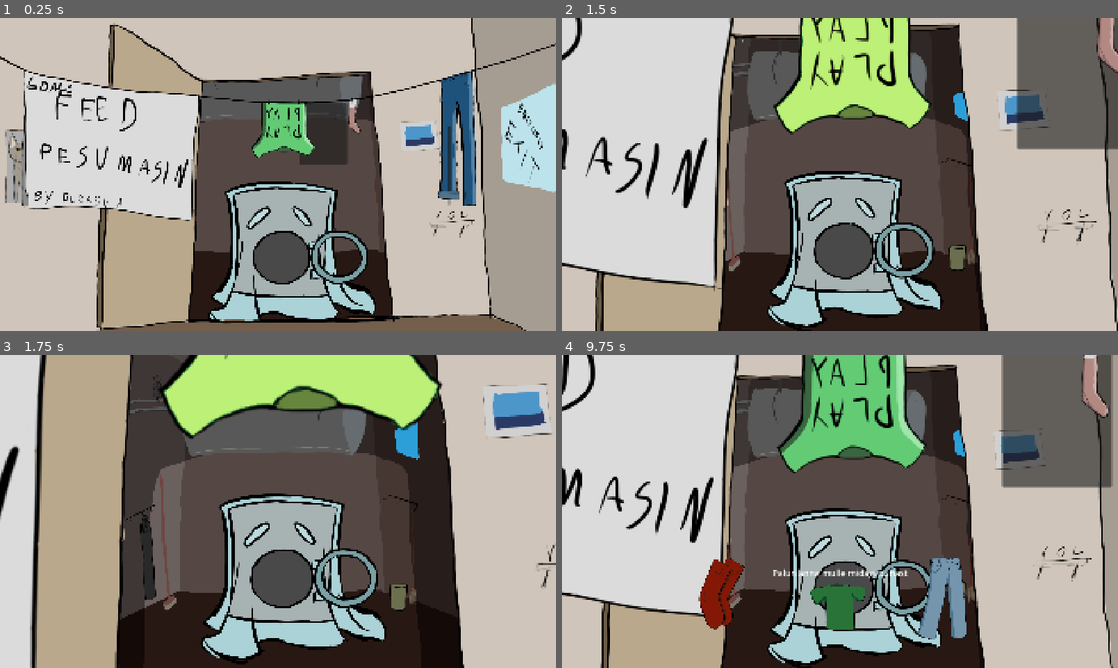
Above: before the commit, frames 1-4 (two rows, left to right).
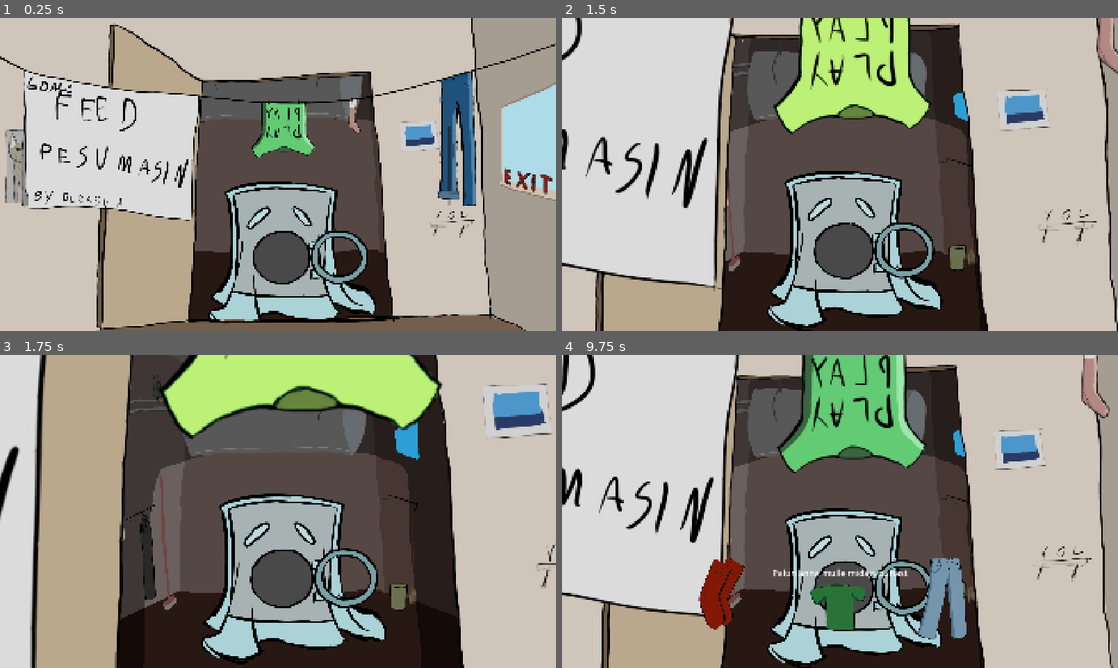
Above: after the commit, the same moments.

Repository: Kuulimagnaat/mangujamm2026
Game: Godot game, scene res://main.tscn
Same seed, same stepped clock (60 frames per second), same inputs: the game is played once before the commit and once after it.
Inputs (mouse positions are in pixels of both pictures, inside the frame that each line leads up to):
- Up to frame 1 (0.25 s): no input
- Up to frame 2 (1.5 s): click (884, 133) at 0.52 s; click (845, 127) at 1.25 s
- Up to frame 3 (1.75 s): no input
- Up to frame 4 (9.75 s): move the mouse to (840, 558) at 2.02 s; press the mouse at (840, 558) at 2.03 s; move the mouse to (728, 527) at 2.77 s; release the mouse at (728, 527) at 2.78 s; click (728, 527) at 2.85 s; move the mouse to (840, 599) at 3.52 s; press the mouse at (840, 599) at 3.53 s; move the mouse to (956, 599) at 4.27 s; release the mouse at (956, 599) at 4.28 s; click (956, 599) at 4.35 s; move the mouse to (723, 599) at 5.02 s; press the mouse at (723, 599) at 5.03 s; move the mouse to (673, 464) at 5.77 s; release the mouse at (673, 464) at 5.78 s; click (673, 464) at 5.85 s; move the mouse to (867, 511) at 6.52 s; press the mouse at (867, 511) at 6.53 s; move the mouse to (756, 433) at 7.27 s; release the mouse at (756, 433) at 7.28 s; click (756, 433) at 7.35 s; move the mouse to (962, 495) at 8.02 s; press the mouse at (962, 495) at 8.03 s; move the mouse to (728, 527) at 8.77 s; release the mouse at (728, 527) at 8.78 s; click (728, 527) at 8.85 s; tap Enter at 9.5 s; move the mouse to (895, 442) at 9.52 s; press the mouse at (895, 442) at 9.53 s

The runs differ from the first frame. In frame 1, 2.2% of the frame differs, in the area x 53-100%, y 20-59%; in frame 2, 7.1%; in frame 3, nothing differs; in frame 4, 7.9%, in the area x 79-100%, y 0-43%.

Commit message:
exit button

Diff:
--- a/proj/Main.gd
+++ b/proj/Main.gd
@@ -137,3 +137,7 @@
 
 func _on_button_pressed() -> void:
 	MängiNupuVajutusel()
+
+
+func _on_exit_button_pressed() -> void:
+	get_tree().quit()
--- /dev/null
+++ b/proj/exitnupp.gd
@@ -0,0 +1,9 @@
+extends Node2D
+
+
+func _on_button_mouse_entered() -> void:
+	$Sprite2D.texture = load("res://Joonistused/exit_now.png")
+
+
+func _on_button_mouse_exited() -> void:
+	$Sprite2D.texture = load("res://Joonistused/not_exit.png")
--- a/proj/main.tscn
+++ b/proj/main.tscn
@@ -12,6 +12,8 @@
 [ext_resource type="PackedScene" uid="uid://eqgn3tvg73hk" path="res://pesumasin.tscn" id="10_4c57u"]
 [ext_resource type="Script" uid="uid://bvllfa5sx50vb" path="res://sarknupp.gd" id="11_dg77c"]
 [ext_resource type="Texture2D" uid="uid://btgilldkqx0xx" path="res://Joonistused/enter.png" id="11_efxa6"]
+[ext_resource type="Script" uid="uid://wavfa34n1yal" path="res://exitnupp.gd" id="13_ycdy4"]
+[ext_resource type="Texture2D" uid="uid://cyr16u4lkcud7" path="res://Joonistused/not_exit.png" id="14_w48qg"]
 
 [sub_resource type="Animation" id="Animation_efxa6"]
 resource_name = "MenüüstMängu"
@@ -124,6 +126,30 @@
 "update": 0,
 "values": [Vector2(1, 1), Vector2(10, 10)]
 }
+tracks/9/type = "value"
+tracks/9/imported = false
+tracks/9/enabled = true
+tracks/9/path = NodePath("exitnupp:position")
+tracks/9/interp = 1
+tracks/9/loop_wrap = true
+tracks/9/keys = {
+"times": PackedFloat32Array(0, 2.4666667),
+"transitions": PackedFloat32Array(0.5, 1),
+"update": 0,
+"values": [Vector2(0, 0), Vector2(-114.642, -370.76)]
+}
+tracks/10/type = "value"
+tracks/10/imported = false
+tracks/10/enabled = true
+tracks/10/path = NodePath("exitnupp:scale")
+tracks/10/interp = 1
+tracks/10/loop_wrap = true
+tracks/10/keys = {
+"times": PackedFloat32Array(0, 2.01),
+"transitions": PackedFloat32Array(0.5, 1),
+"update": 0,
+"values": [Vector2(1, 1), Vector2(3.054, 3.054)]
+}
 
 [sub_resource type="Animation" id="Animation_4c57u"]
 length = 0.001
@@ -134,6 +160,30 @@
 tracks/0/interp = 1
 tracks/0/loop_wrap = true
 tracks/0/keys = {
+"times": PackedFloat32Array(0),
+"transitions": PackedFloat32Array(1),
+"update": 0,
+"values": [Vector2(1, 1)]
+}
+tracks/1/type = "value"
+tracks/1/imported = false
+tracks/1/enabled = true
+tracks/1/path = NodePath("exitnupp:position")
+tracks/1/interp = 1
+tracks/1/loop_wrap = true
+tracks/1/keys = {
+"times": PackedFloat32Array(0),
+"transitions": PackedFloat32Array(1),
+"update": 0,
+"values": [Vector2(0, 0)]
+}
+tracks/2/type = "value"
+tracks/2/imported = false
+tracks/2/enabled = true
+tracks/2/path = NodePath("exitnupp:scale")
+tracks/2/interp = 1
+tracks/2/loop_wrap = true
+tracks/2/keys = {
 "times": PackedFloat32Array(0),
 "transitions": PackedFloat32Array(1),
 "update": 0,
@@ -185,13 +235,6 @@
 offset_right = -300.0
 script = ExtResource("2_5vw27")
 
-[node name="Valja" type="Button" parent="Menuu" unique_id=91706466]
-layout_mode = 0
-offset_left = 374.0
-offset_top = -245.0
-offset_right = 539.0
-offset_bottom = -36.0
-
 [node name="VSlider" type="VSlider" parent="Menuu" unique_id=32207733]
 z_index = 1
 layout_mode = 0
@@ -257,6 +300,22 @@
 offset_bottom = -58.0
 flat = true
 
+[node name="exitnupp" type="Node2D" parent="." unique_id=1853769939]
+script = ExtResource("13_ycdy4")
+
+[node name="Sprite2D" type="Sprite2D" parent="exitnupp" unique_id=371479519]
+texture = ExtResource("14_w48qg")
+
+[node name="ExitButton" type="Button" parent="exitnupp/Sprite2D" unique_id=506933405]
+offset_left = 757.0
+offset_top = -326.0
+offset_right = 962.0
+offset_bottom = 86.0
+flat = true
+
 [connection signal="mouse_entered" from="sarknupp/Sprite2D/Button" to="sarknupp" method="_on_button_mouse_entered"]
 [connection signal="mouse_exited" from="sarknupp/Sprite2D/Button" to="sarknupp" method="_on_button_mouse_exited"]
 [connection signal="pressed" from="sarknupp/Sprite2D/Button" to="." method="_on_button_pressed"]
+[connection signal="mouse_entered" from="exitnupp/Sprite2D/ExitButton" to="exitnupp" method="_on_button_mouse_entered"]
+[connection signal="mouse_exited" from="exitnupp/Sprite2D/ExitButton" to="exitnupp" method="_on_button_mouse_exited"]
+[connection signal="pressed" from="exitnupp/Sprite2D/ExitButton" to="." method="_on_exit_button_pressed"]
Binary file added: proj/Joonistused/exit_now.png
Not shown, added: proj/Joonistused/exit_now.png.import
Binary file added: proj/Joonistused/not_exit.png
Not shown, added: proj/Joonistused/not_exit.png.import
Not shown, added: proj/exitnupp.gd.uid
